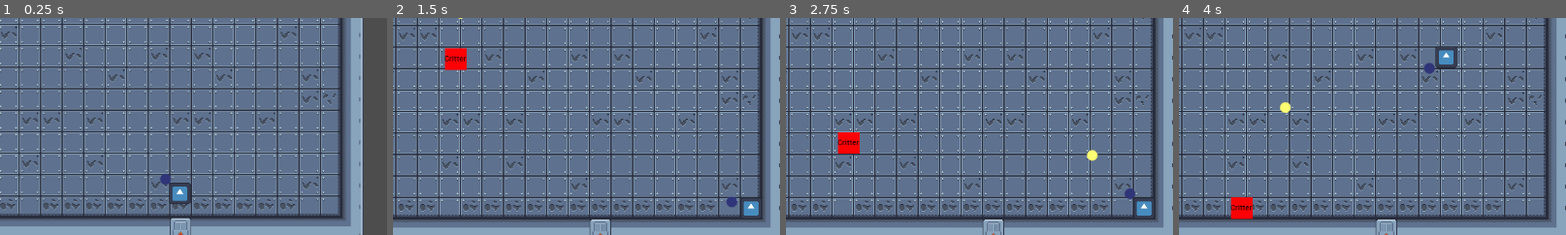
Above: before the commit, frames 1-4 (left to right).
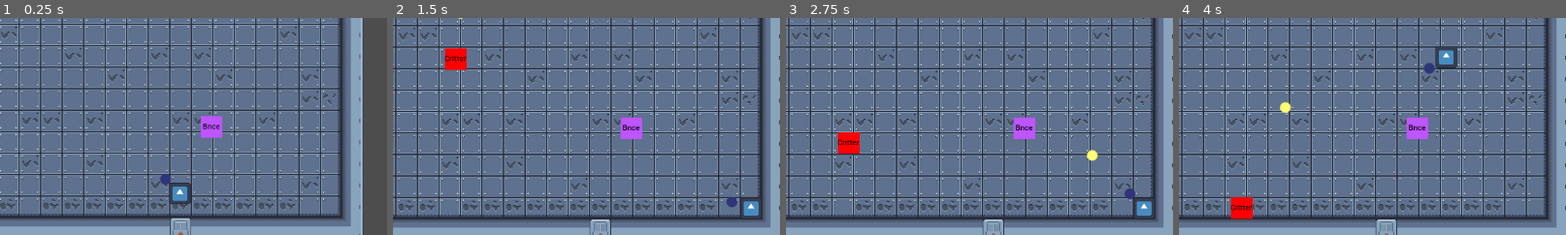
Above: after the commit, the same moments.

Repository: TMogdans/exogenesis-protocol
Game: Godot game, scene res://Level/Level_01.tscn
The game is run twice, just before and just after one commit, with the same random seed, the same clock (stepped at 60 frames per second) and the same inputs. The engine's default icon, where the game draws it, is replaced by a stand-in: a white triangle on a blue panel in a dark square.
Inputs (mouse positions are % of the whole screen's width and height, from its top left):
- Up to frame 1 (0.25 s): no input
- Up to frame 2 (1.5 s): move the mouse to (72, 45) at 0.52 s; press the mouse at (72, 45) at 0.53 s; hold D (right) 0.53-1.28 s; tap E (interact, bound only after the commit) at 0.8, 1.35 s; move the mouse to (30, 55) at 1.27 s; release the mouse at (30, 55) at 1.28 s; hold S (down) from 1.28 s (still down)
- Up to frame 3 (2.75 s): click (30, 55) at 1.55 s; move the mouse to (60, 28) at 2.02 s; release S (down) at 2.03 s; press the mouse at (60, 28) at 2.03 s; hold D (right) from 2.03 s (still down); tap E (interact, bound only after the commit) at 2.3 s
- Up to frame 4 (4 s): move the mouse to (45, 70) at 2.77 s; release D (right) at 2.78 s; release the mouse at (45, 70) at 2.78 s; hold W (up) 2.78-3.53 s; tap E (interact, bound only after the commit) at 2.85, 3.8 s; click (45, 70) at 3.05 s; move the mouse to (80, 65) at 3.52 s; press the mouse at (80, 65) at 3.53 s; hold A (left) from 3.53 s (still down)
The pictures show only the part of the screen within x 50-100%, y 50-100%; the shares and areas given below are measured in that part.

The runs differ from the first frame. In frame 1, 0.6% of the frame differs, in the area x 51-58%, y 45-56%; in frame 2, 0.6%, in the area x 58-65%, y 45-56%; in frame 3, 0.6%; in frame 4, 0.6%.

Commit message:
inventory work

Diff:
--- /dev/null
+++ b/Helper/eventBus.gd
@@ -0,0 +1,6 @@
+extends Node
+
+@warning_ignore("unused_signal")
+signal item_pickedup()
+signal inventory_entered()
+signal inventory_exited()
--- a/Inventory/Item.gd
+++ b/Inventory/Item.gd
@@ -1,4 +1,15 @@
 class_name Item
 extends Node
 
-var icon: Texture2D = null
+enum TYPE { PROJECTILE, WEAPON_MOD, PROJECTILE_MOD }
+
+@export var icon: Texture2D = null
+@export var type: TYPE
+@export var resource: Resource
+
+
+func can_interact() -> int:
+	return get_instance_id()
+
+func pickup() -> Item:
+	return self
--- a/Inventory/inventory.gd
+++ b/Inventory/inventory.gd
@@ -18,16 +18,18 @@
 	for item in starter_items:
 		add_item(item)
 
-func _process(delta) -> void:
+	EventBus.item_pickedup.connect(on_give_player_item)
+
+func _process(_delta) -> void:
 	if Input.is_action_just_pressed("inventory"):
 		toggle_window((!window.visible))
 
 func toggle_window(open: bool) -> void:
-	print_debug("toggle window")
 	window.visible = open
 
 func on_give_player_item(item: Item) -> void:
-	pass
+	print_debug(item)
+	add_item(item)
 
 func add_item(item: Item) -> void:
 	var slot = get_slot_to_add(item)
@@ -59,3 +61,9 @@
 			return slot
 
 	return null
+
+func _on_inventory_mouse_exited() -> void:
+	EventBus.emit_signal("inventory_exited")
+
+func _on_inventory_mouse_entered() -> void:
+	EventBus.emit_signal("inventory_entered")
--- a/Inventory/inventory.tscn
+++ b/Inventory/inventory.tscn
@@ -60,3 +60,6 @@
 
 [node name="InventorySlot12" parent="InventoryWindow/SlotContainer" instance=ExtResource("2_8b4kj")]
 layout_mode = 2
+
+[connection signal="mouse_entered" from="InventoryWindow" to="." method="_on_inventory_mouse_entered"]
+[connection signal="mouse_exited" from="InventoryWindow" to="." method="_on_inventory_mouse_exited"]
--- a/Inventory/inventorySlot.gd
+++ b/Inventory/inventorySlot.gd
@@ -20,3 +20,11 @@
 
 func remove_item() -> void:
 	set_item(null)
+
+
+func _on_mouse_entered() -> void:
+	EventBus.emit_signal("inventory_entered")
+
+
+func _on_mouse_exited() -> void:
+	EventBus.emit_signal("inventory_exited")
--- a/Inventory/inventorySlot.tscn
+++ b/Inventory/inventorySlot.tscn
@@ -23,3 +23,6 @@
 mouse_filter = 2
 texture = ExtResource("2_8ldrw")
 expand_mode = 1
+
+[connection signal="mouse_entered" from="." to="." method="_on_mouse_entered"]
+[connection signal="mouse_exited" from="." to="." method="_on_mouse_exited"]
--- a/Level/Level_01.tscn
+++ b/Level/Level_01.tscn
@@ -1,9 +1,10 @@
-[gd_scene load_steps=6 format=4 uid="uid://be3xua44v1fjg"]
+[gd_scene load_steps=7 format=4 uid="uid://be3xua44v1fjg"]
 
 [ext_resource type="TileSet" uid="uid://c85snh3g22yof" path="res://Tiles/station_01.tres" id="1_6hhee"]
 [ext_resource type="PackedScene" uid="uid://cj7jb7sgk7vrm" path="res://Player/player.tscn" id="2_avnco"]
 [ext_resource type="PackedScene" uid="uid://is6wj3v2gssa" path="res://Camera/camera.tscn" id="3_l8mm5"]
 [ext_resource type="PackedScene" uid="uid://snrxqrlwihbj" path="res://Enemy/Critter/critter.tscn" id="4_d1qtb"]
+[ext_resource type="PackedScene" uid="uid://0r38go8lbday" path="res://Modifications/Items/modBounce.tscn" id="4_k5opd"]
 [ext_resource type="PackedScene" uid="uid://bygci63mac1yv" path="res://Inventory/inventory.tscn" id="5_j0y1m"]
 
 [node name="Node" type="Node"]
@@ -16,6 +17,22 @@
 tile_map_data = PackedByteArray("AAAAAAAAAAABAAEAAAAAAAEAAAABAAEAAAAAAAIAAAABAAEAAAAAAAMAAAABAAEAAAAAAAQAAAABAAEAAAAAAA …(13968 unchanged characters)…
 tile_set = ExtResource("1_6hhee")
 
+[node name="Drops" type="Node2D" parent="Level"]
+
+[node name="ModBounce" parent="Level/Drops" instance=ExtResource("4_k5opd")]
+position = Vector2(1089, 721)
+
+[node name="Enemies" type="Node2D" parent="Level"]
+
+[node name="Critter" parent="Level/Enemies" instance=ExtResource("4_d1qtb")]
+position = Vector2(281, 472)
+
+[node name="Critter2" parent="Level/Enemies" instance=ExtResource("4_d1qtb")]
+position = Vector2(828, 468)
+
+[node name="Critter3" parent="Level/Enemies" instance=ExtResource("4_d1qtb")]
+position = Vector2(669, 696)
+
 [node name="CharacterBody2D" parent="Level" instance=ExtResource("2_avnco")]
 position = Vector2(1042, 820)
 
@@ -27,15 +44,6 @@
 limit_bottom = 880
 TargetNode = NodePath("../CharacterBody2D")
 
-[node name="Critter" parent="." instance=ExtResource("4_d1qtb")]
-position = Vector2(281, 472)
-
-[node name="Critter2" parent="." instance=ExtResource("4_d1qtb")]
-position = Vector2(828, 468)
-
-[node name="Critter3" parent="." instance=ExtResource("4_d1qtb")]
-position = Vector2(669, 696)
-
 [node name="UI" type="CanvasLayer" parent="."]
 
 [node name="Inventory" parent="UI" instance=ExtResource("5_j0y1m")]
--- a/Modifications/modBounce.tscn
+++ b/Modifications/Items/modBounce.tscn
@@ -1,11 +1,18 @@
-[gd_scene load_steps=3 format=3 uid="uid://0r38go8lbday"]
+[gd_scene load_steps=5 format=3 uid="uid://0r38go8lbday"]
 
+[ext_resource type="Script" path="res://Inventory/Item.gd" id="1_pd7le"]
 [ext_resource type="Texture2D" uid="uid://b4gpqlhj4i54f" path="res://Modifications/bounce.png" id="1_v6hgo"]
+[ext_resource type="Script" path="res://Modifications/Bounce.gd" id="3_rtq1q"]
 
 [sub_resource type="RectangleShape2D" id="RectangleShape2D_5ou6q"]
 size = Vector2(32, 32)
 
 [node name="ModBounce" type="StaticBody2D"]
+collision_layer = 16
+script = ExtResource("1_pd7le")
+icon = ExtResource("1_v6hgo")
+type = 2
+resource = ExtResource("3_rtq1q")
 
 [node name="Sprite2D" type="Sprite2D" parent="."]
 texture = ExtResource("1_v6hgo")
--- a/Player/player.gd
+++ b/Player/player.gd
@@ -3,6 +3,9 @@
 @export var speed = 300
 
 @onready var object_rotator: Node2D = $ObjectRotator
+@onready var interact_label: Label = $Area2D/Label
+
+var selected_item: int = 0
 
 func _physics_process(_delta: float) -> void:
 	get_input()
@@ -10,6 +13,12 @@
 	move_and_slide()
 
 func get_input():
+	if Input.is_action_just_pressed("interact") and selected_item != 0:
+		var instance = instance_from_id(selected_item)
+		if instance.has_method("pickup"):
+			EventBus.emit_signal("item_pickedup", instance.pickup())
+			instance.queue_free()
+
 	var input_direction = Input.get_vector("left", "right", "up", "down")
 	velocity = input_direction * speed
 
@@ -18,3 +27,14 @@
 
 func take_damage_from_collision(damage: int) -> void:
 	print_debug("Damage taken: ", damage)
+
+func _on_body_entered(body: Node2D) -> void:
+	print_debug("entered")
+	if body.has_method("can_interact"):
+		interact_label.visible = true
+		print_debug(body.can_interact())
+		selected_item = body.can_interact()
+
+func _on_body_exited(body: Node2D) -> void:
+	interact_label.visible = false
+	selected_item = 0
--- a/Player/player.tscn
+++ b/Player/player.tscn
@@ -7,6 +7,9 @@
 
 [sub_resource type="RectangleShape2D" id="RectangleShape2D_wbde1"]
 size = Vector2(32, 32)
+
+[sub_resource type="CircleShape2D" id="CircleShape2D_ctl7n"]
+radius = 40.0125
 
 [node name="CharacterBody2D" type="CharacterBody2D"]
 collision_layer = 2
@@ -29,4 +32,20 @@
 [node name="Cooldown" type="Timer" parent="ObjectRotator/Weapon"]
 wait_time = 0.5
 
+[node name="Area2D" type="Area2D" parent="."]
+collision_mask = 16
+
+[node name="CollisionShape2D" type="CollisionShape2D" parent="Area2D"]
+shape = SubResource("CircleShape2D_ctl7n")
+
+[node name="Label" type="Label" parent="Area2D"]
+visible = false
+offset_left = -37.0
+offset_top = -67.0
+offset_right = 37.0
+offset_bottom = -44.0
+text = "E interact"
+
 [connection signal="timeout" from="ObjectRotator/Weapon/Cooldown" to="ObjectRotator/Weapon" method="_on_gun_cooldown_timeout"]
+[connection signal="body_entered" from="Area2D" to="." method="_on_body_entered"]
+[connection signal="body_exited" from="Area2D" to="." method="_on_body_exited"]
--- a/Weapons/Weapon.gd
+++ b/Weapons/Weapon.gd
@@ -10,6 +10,7 @@
 var slots = []
 var current_slot_index = 0
 var _can_shoot: bool = true
+var _in_inventory: bool = false
 
 func _ready() -> void:
 	slots = [
@@ -17,6 +18,9 @@
 		Bullet.new()
 	]
 	cooldownTimer.wait_time = cooldown
+
+	EventBus.inventory_entered.connect(_on_inventory_entered)
+	EventBus.inventory_exited.connect(_on_inventory_exited)
 
 func _process(_delta: float) -> void:
 	get_input()
@@ -26,7 +30,7 @@
 		shoot()
 
 func shoot() -> void:
-	if not _can_shoot:
+	if not _can_shoot or _in_inventory:
 		return
 
 	_can_shoot = false
@@ -66,3 +70,9 @@
 
 func _on_gun_cooldown_timeout():
 	_can_shoot = true
+
+func _on_inventory_entered() -> void:
+	_in_inventory = true
+
+func _on_inventory_exited() -> void:
+	_in_inventory = false
--- a/project.godot
+++ b/project.godot
@@ -15,6 +15,10 @@
 run/main_scene="res://Level/Level_01.tscn"
 config/features=PackedStringArray("4.3", "Forward Plus")
 config/icon="res://icon.svg"
+
+[autoload]
+
+EventBus="*res://Helper/eventBus.gd"
 
 [global_group]
 
@@ -56,3 +60,14 @@
 "events": [Object(InputEventKey,"resource_local_to_scene":false,"resource_name":"","device":-1,"window_id":0,"alt_press …(195 unchanged characters)…
 ]
 }
+interact={
+"deadzone": 0.5,
+"events": [Object(InputEventKey,"resource_local_to_scene":false,"resource_name":"","device":-1,"window_id":0,"alt_pressed":false,"shift_pressed":false,"ctrl_pressed":false,"meta_pressed":false,"pressed":false,"keycode":0,"physical_keycode":69,"key_label":0,"unicode":101,"location":0,"echo":false,"script":null)
+]
+}
+
+[layer_names]
+
+2d_physics/layer_1="Player, Tilemap"
+2d_physics/layer_3="Critter"
+2d_physics/layer_4="Bullet"
Not shown: 1 places in Player/player.tscn that only renumber resources
